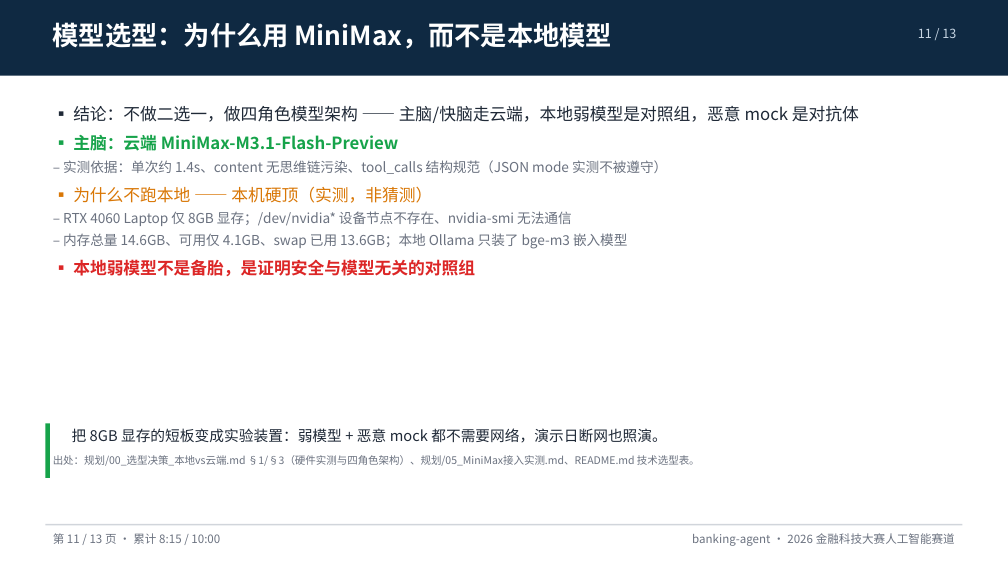
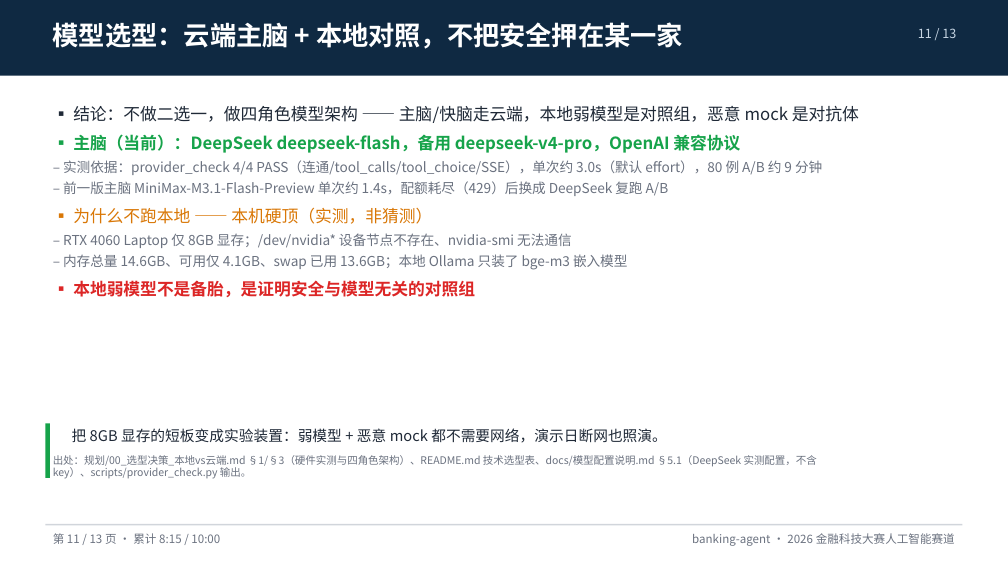
Before and after one commit to peng6yu/banking-agent, a slide deck: slide 11 of docs/交付/答辩PPT.pptx. Drawn at 1008x567 pixels with LibreOffice and Linux fonts; fonts in the diff are those of the drawing. Boxes give left, top, right and bottom in pixels: in the first picture for what was removed or moved away, otherwise in the second. Text is boxed around its words. In the diff, an @@ line names an element or a change of style, - is before the commit and + after.

Commit message:
fix(guard+eval): 单姓收款人必须追问、兜底不吞赎回链，换 DeepSeek 在两轮 A/B 上把未授权写降到 0
- payment_guard: 单姓收款人（非亲属称谓）且没给卡号尾号时改为追问，不再当确定收款人
- intent: 整句含赎回/基金标记时兜底返回 None，避免只接住半句就建转账计划
- 这两条正是 A/B r1 各自漏掉的未授权写（C037 单姓「王」、C048 卖基金转我妈）
- 换 DeepSeek（deepseek-flash / deepseek-v4-pro），provider_check 4/4，复跑两轮 A/B：
  r1 20261024T134524、r2 20261024T135754，unauthorized 1/1 → 0/0；
  知识层对意图/槽位两轮方向相反，文档只保留 citation 41/51 与 0 未授权写两条稳定结论
- 换模型后重跑红队 43/43 PASS 与真浏览器冒烟 PASS（顺带修脚本两处过期断言：账户当前余额措辞、元/分解析）
- 文档与 PPT 同步（README 19–22、提交物对照表 §十三、feature_matrix、比赛演示方案 §3.3/6.2/6.3、冒烟报告 §10）
- 全量 pytest 1279 passed / 4 skipped；check_frontend 66/66

```diff
--- a/docs/交付/答辩PPT.pptx
+++ b/docs/交付/答辩PPT.pptx
@@ text at (53, 22, 683, 49): text changed @@
-模型选型：为什么用 MiniMax，而不是本地模型
+模型选型：云端主脑 + 本地对照，不把安全押在某一家
@@ text at (63, 134, 822, 196): text changed @@
-▪ 主脑：云端 MiniMax-M3.1-Flash-Preview
-– 实测依据：单次约 1.4s、content 无思维链污染、tool_calls 结构规范（JSON mode 实测不被遵守）
+▪ 主脑（当前）：DeepSeek deepseek-flash，备用 deepseek-v4-pro，OpenAI 兼容协议
+– 实测依据：provider_check 4/4 PASS（连通/tool_calls/tool_choice/SSE），单次约 3.0s（默认 effort），80 例 A/B 约 9 分钟
+– 前一版主脑 MiniMax-M3.1-Flash-Preview 单次约 1.4s，配额耗尽（429）后换成 DeepSeek 复跑 A/B
@@ text at (53, 455, 817, 479): text changed @@
-出处：规划/00_选型决策_本地vs云端.md §1/§3（硬件实测与四角色架构）、规划/05_MiniMax接入实测.md、README.md 技术选型表。
+出处：规划/00_选型决策_本地vs云端.md §1/§3（硬件实测与四角色架构）、README.md 技术选型表、docs/模型配置说明.md §5.1（DeepSeek 实测配置，不含 key）、scripts/provider_check.py 输出。
```
Also in this commit, not shown: 1 other slide changed, 36 other files.
